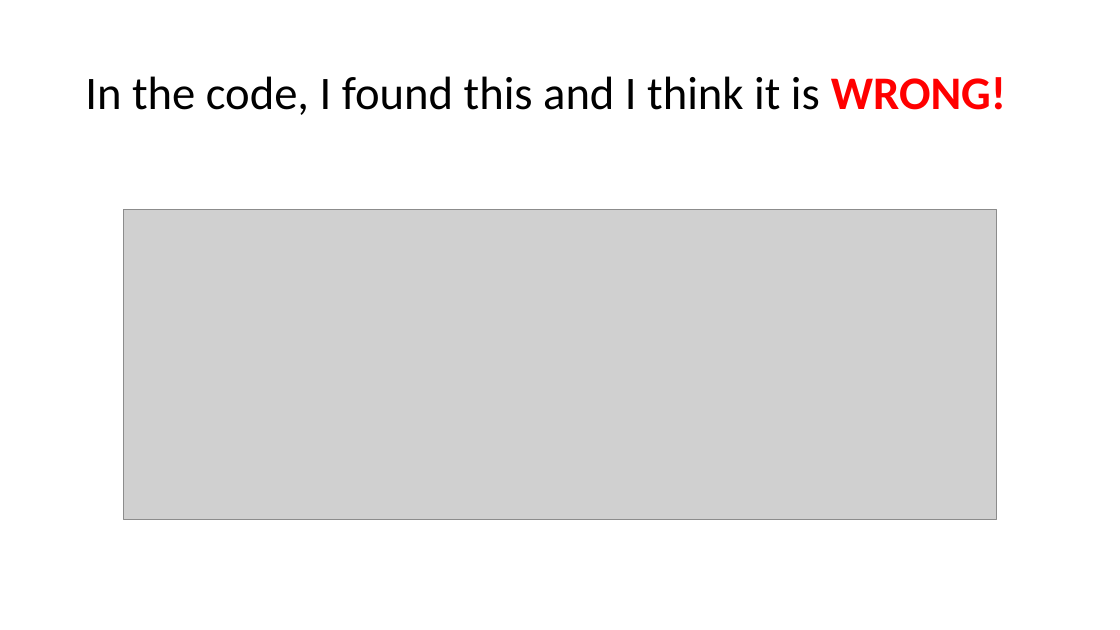
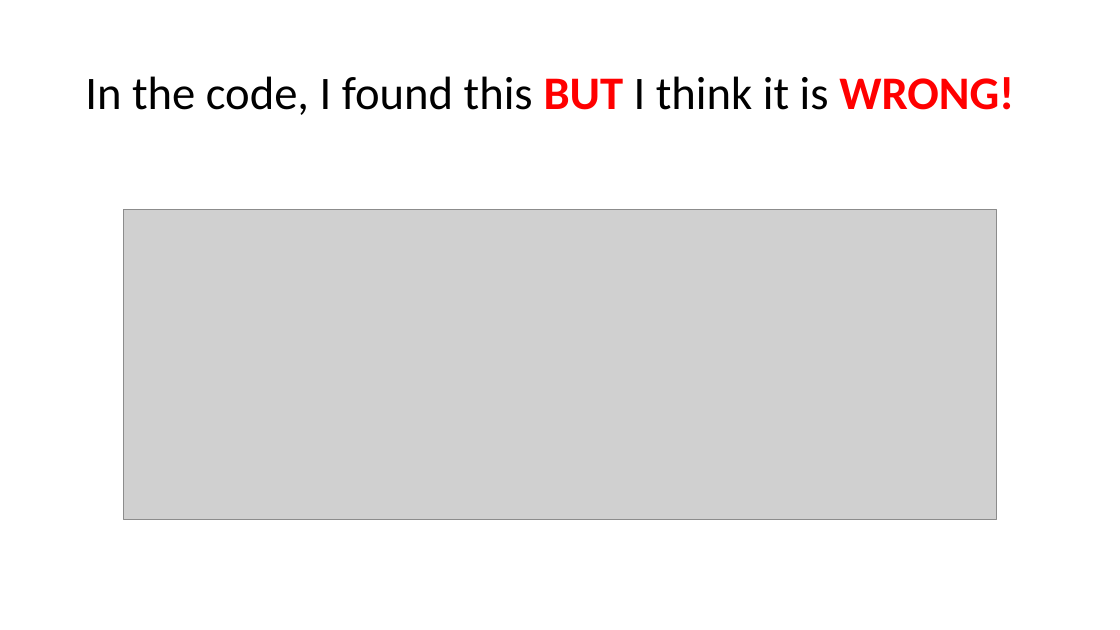
Before and after one commit to 2waybene/java4lucy, a slide deck: slide 2 of doc/A_question_4_instructor.pptx. Drawn at 1120x630 pixels with LibreOffice and Linux fonts; fonts in the diff are those of the drawing; grey boxes stand for pictures. Boxes give left, top, right and bottom in pixels: in the first picture for what was removed or moved away, otherwise in the second. Text is boxed around its words. In the diff, an @@ line names an element or a change of style, - is before the commit and + after.

```diff
--- a/doc/A_question_4_instructor.pptx
+++ b/doc/A_question_4_instructor.pptx
@@ title at bbox=[85, 76, 1014, 115]: text changed @@
-In the code, I found this and I think it is WRONG!
+In the code, I found this BUT I think it is WRONG!
```
Also in this commit, not shown: 1 other slide changed, 5 slides added, 3 other files.
